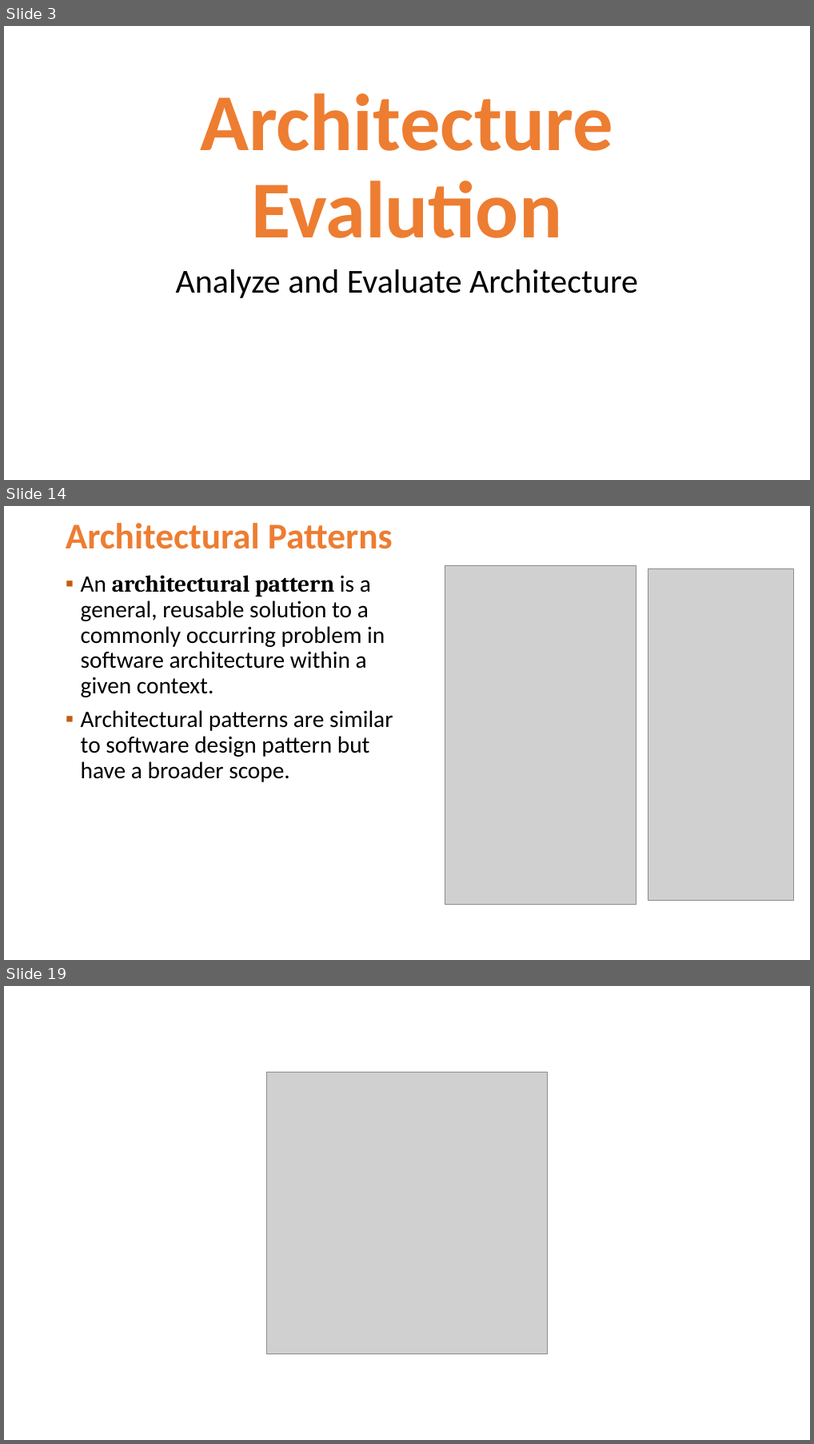
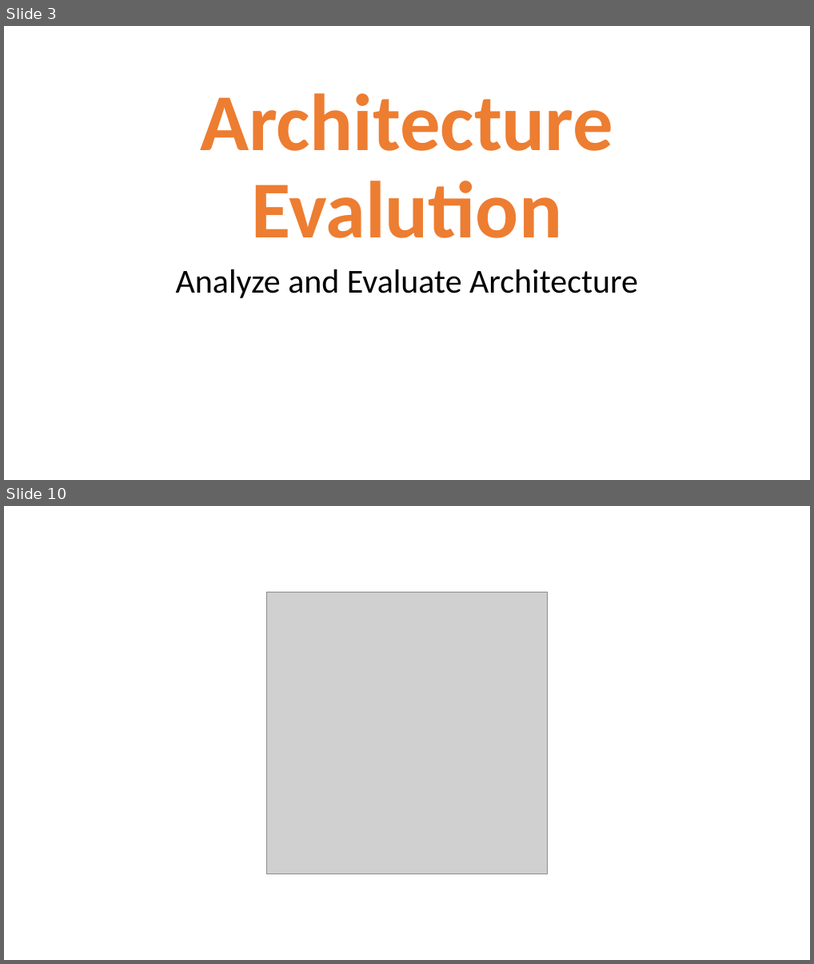
Before and after one commit to Jucer74/SoftwareArchitecture, a slide deck: Clases/05-ArchitectureEvaluation/SoftwareArchitecture-ArchitectureEvaluation.pptx. Shown one above the other, each under a label of ours: slides 3, 14 and 19 before the commit, slides 3 and 10 after it; the slides between them are not shown. The pictures are 814x1444 and 814x964 pixels, drawn with LibreOffice and Linux fonts; fonts in the diff are those of the drawing; grey boxes stand for pictures; background and template pictures are left out. Boxes give left, top, right and bottom in pixels: in the first picture for what was removed or moved away, otherwise in the second. Text is boxed around its words. In the diff, an @@ line names an element or a change of style, - is before the commit and + after.

```diff
--- a/Clases/05-ArchitectureEvaluation/SoftwareArchitecture-ArchitectureEvaluation.pptx
+++ b/Clases/05-ArchitectureEvaluation/SoftwareArchitecture-ArchitectureEvaluation.pptx
@@ slide 14 removed at (x1=4, y1=506, x2=810, y2=960), background #FFFFFF @@
@@ title removed at (x1=66, y1=523, x2=393, y2=549) @@
-Architectural Patterns
@@ text removed at (x1=81, y1=575, x2=393, y2=782) @@
-▪ An architectural pattern is a general, reusable solution to a commonly occurring problem in software architecture within a given context.
-▪ Architectural patterns are similar to software design pattern but have a broader scope.
@@ picture removed at (x1=445, y1=566, x2=637, y2=904) @@
@@ picture removed at (x1=648, y1=569, x2=794, y2=900) @@
@@ what was slide 19 is now slide 10 @@
```
Also in this commit, not shown: 1 slide changed, 5 slides added, 13 other slides removed.
